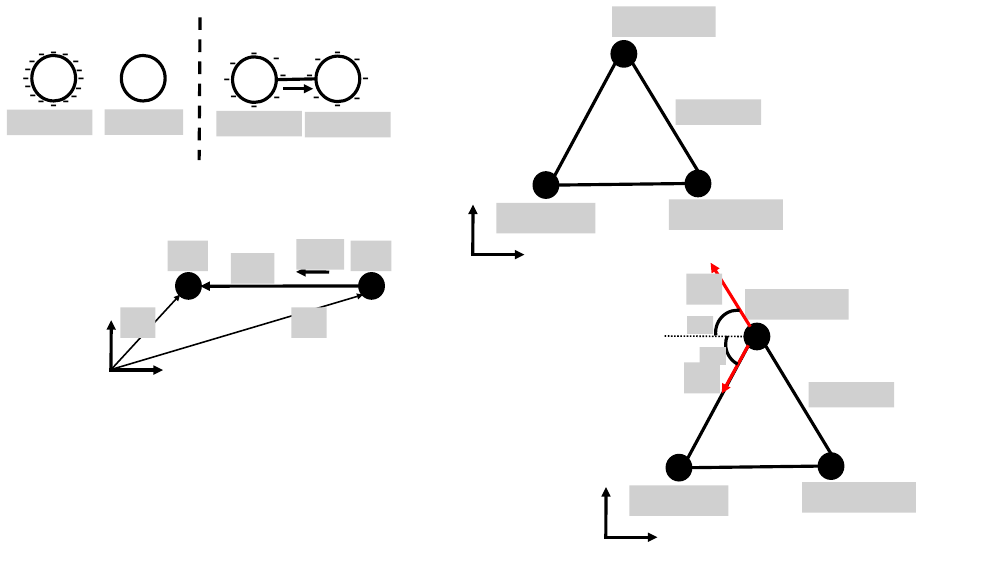
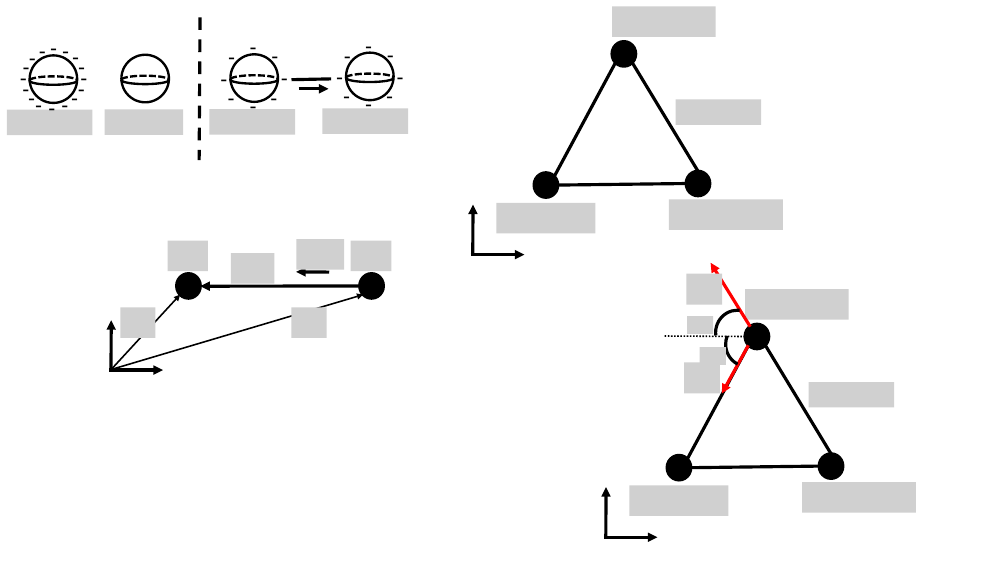
Before and after one commit to OSTP/PhysicsArtofModelling, a slide deck: slide 3 of tex/figures/ChargesFields/Figures.pptx. Drawn at 1008x567 pixels with LibreOffice and Linux fonts; fonts in the diff are those of the drawing; grey boxes stand for pictures; background and template pictures are left out. Boxes give left, top, right and bottom in pixels: in the first picture for what was removed or moved away, otherwise in the second. Text is boxed around its words. In the diff, an @@ line names an element or a change of style, - is before the commit and + after.

```diff
--- a/tex/figures/ChargesFields/Figures.pptx
+++ b/tex/figures/ChargesFields/Figures.pptx
@@ text "-": place and size @@
-text "-" at [327, 34, 349, 67]
+text "-" at [358, 29, 380, 62]
@@ text "-": place and size @@
-text "-" at [70, 60, 92, 94]
+text "-" at [54, 34, 76, 67]
@@ text "-": place and size @@
-text "-" at [68, 51, 88, 85]
+text "-" at [70, 50, 92, 83]
@@ 3 texts: place and size @@
-3 texts at [65, 35, 265, 78]
+3 texts at [64, 30, 264, 73]
@@ text "-": place and size @@
-text "-" at [346, 41, 368, 74]
+text "-" at [337, 39, 358, 72]
@@ outline #000000 3 pt to #000000 2.25 pt in 4 elements at [29, 55, 77, 103], [231, 54, 278, 102], [122, 54, 169, 102], [346, 53, 394, 101] @@
@@ ellipse: place and size @@
-ellipse at [316, 56, 360, 101]
+ellipse at [346, 53, 394, 101]
@@ text "-": place and size @@
-text "-" at [307, 41, 329, 74]
+text "-" at [380, 38, 402, 71]
@@ text "-": place and size @@
-text "-" at [299, 56, 321, 89]
+text "-" at [389, 59, 411, 92]
@@ arc (boxed as its full ellipse) added at [29, 76, 77, 85], outline #000000 2.25 pt @@
@@ arc (boxed as its full ellipse) added at [29, 76, 77, 85], outline #000000 2.25 pt dashed @@
@@ 6 texts: place and size @@
-6 texts at [22, 57, 294, 119]
+6 texts at [20, 61, 296, 124]
@@ text "-": place and size @@
-text "-" at [54, 36, 76, 70]
+text "-" at [73, 61, 95, 95]
@@ arc (boxed as its full ellipse) added at [122, 76, 169, 85], outline #000000 2.25 pt @@
@@ arc (boxed as its full ellipse) added at [122, 76, 169, 84], outline #000000 2.25 pt dashed @@
@@ arc (boxed as its full ellipse) added at [231, 76, 278, 84], outline #000000 2.25 pt @@
@@ arc (boxed as its full ellipse) added at [231, 76, 278, 84], outline #000000 2.25 pt dashed @@
@@ line moved from (277, 79) - (316, 79) to (292, 79) - (331, 79) @@
@@ arrow moved from (284, 88) - (313, 88) to (299, 88) - (328, 88) @@
@@ text "-": place and size @@
-text "-" at [355, 59, 377, 92]
+text "-" at [329, 60, 351, 93]
@@ text "-": place and size @@
-text "-" at [346, 79, 368, 113]
+text "-" at [336, 79, 358, 112]
@@ arc (boxed as its full ellipse) added at [346, 74, 394, 82], outline #000000 2.25 pt @@
@@ arc (boxed as its full ellipse) added at [346, 73, 394, 82], outline #000000 2.25 pt dashed @@
@@ text "-": place and size @@
-text "-" at [327, 87, 349, 120]
+text "-" at [358, 87, 380, 120]
@@ text "-": place and size @@
-text "-" at [306, 79, 327, 112]
+text "-" at [379, 79, 401, 112]
@@ picture: place and size @@
-picture at [216, 111, 302, 137]
+picture at [209, 109, 295, 135]
@@ picture: place and size @@
-picture at [305, 112, 390, 138]
+picture at [323, 108, 408, 134]
```
Also in this commit, not shown: 3 other slides changed, 3 slides added, 2 slides removed, 40 other files.
